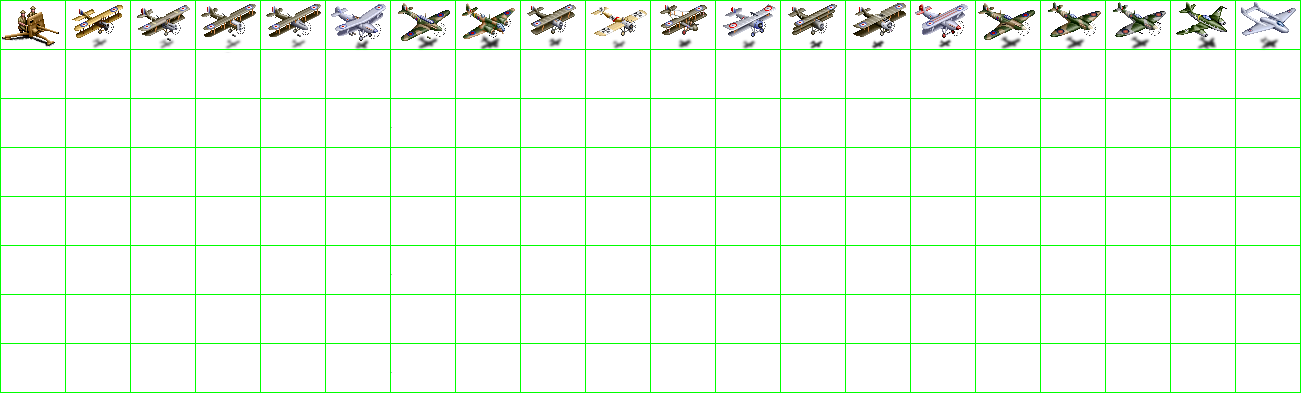
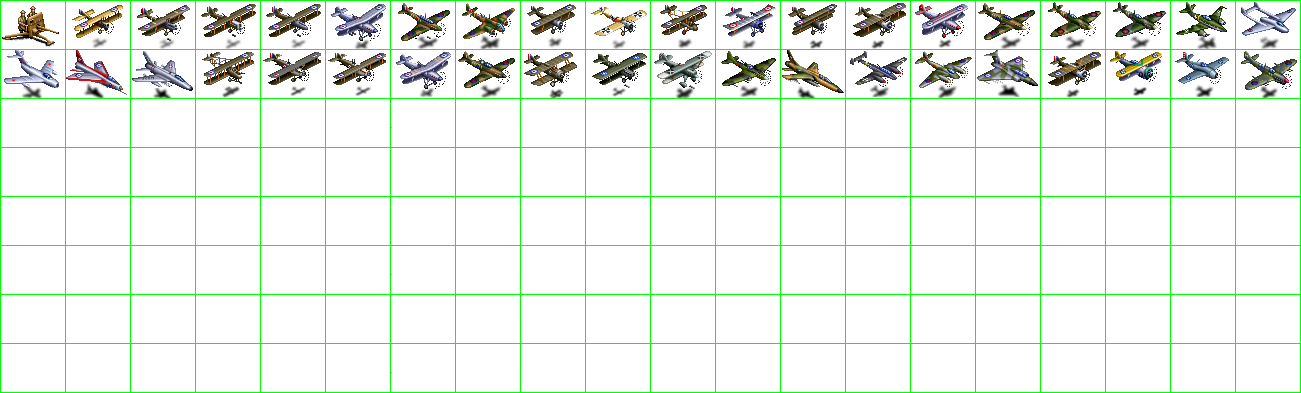
Layer changes from the first (1301, 393) image to the second:
painted on "units" over bbox(4, 2, 1297, 98)
